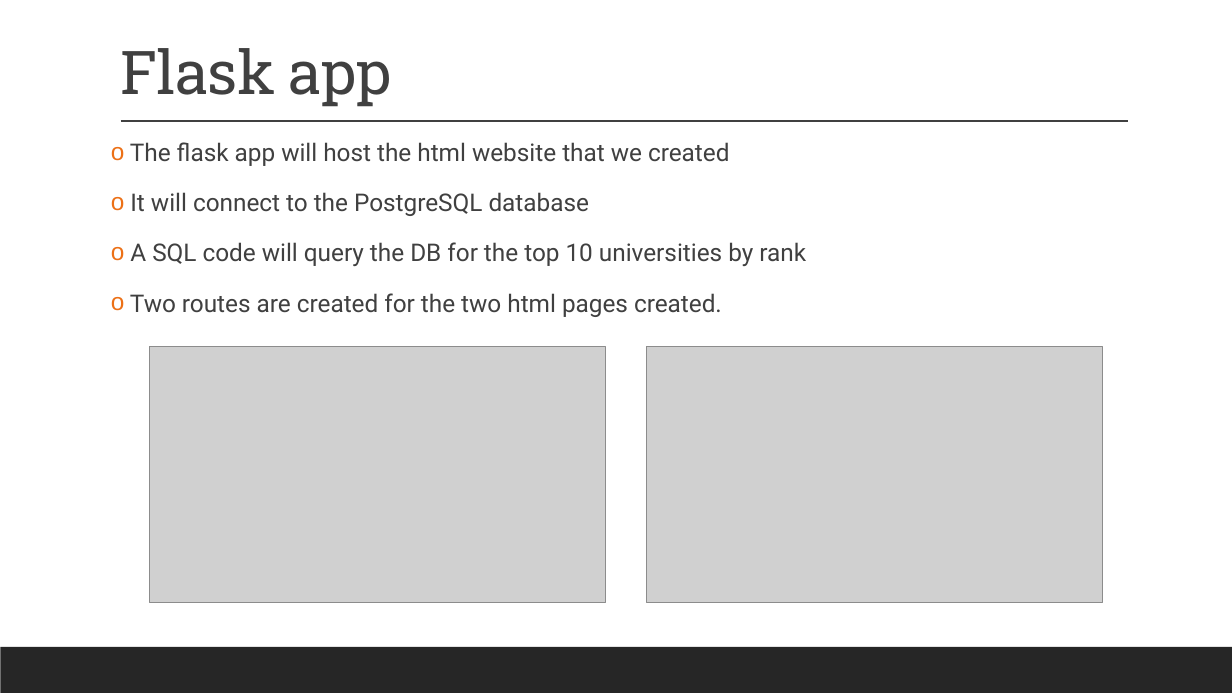
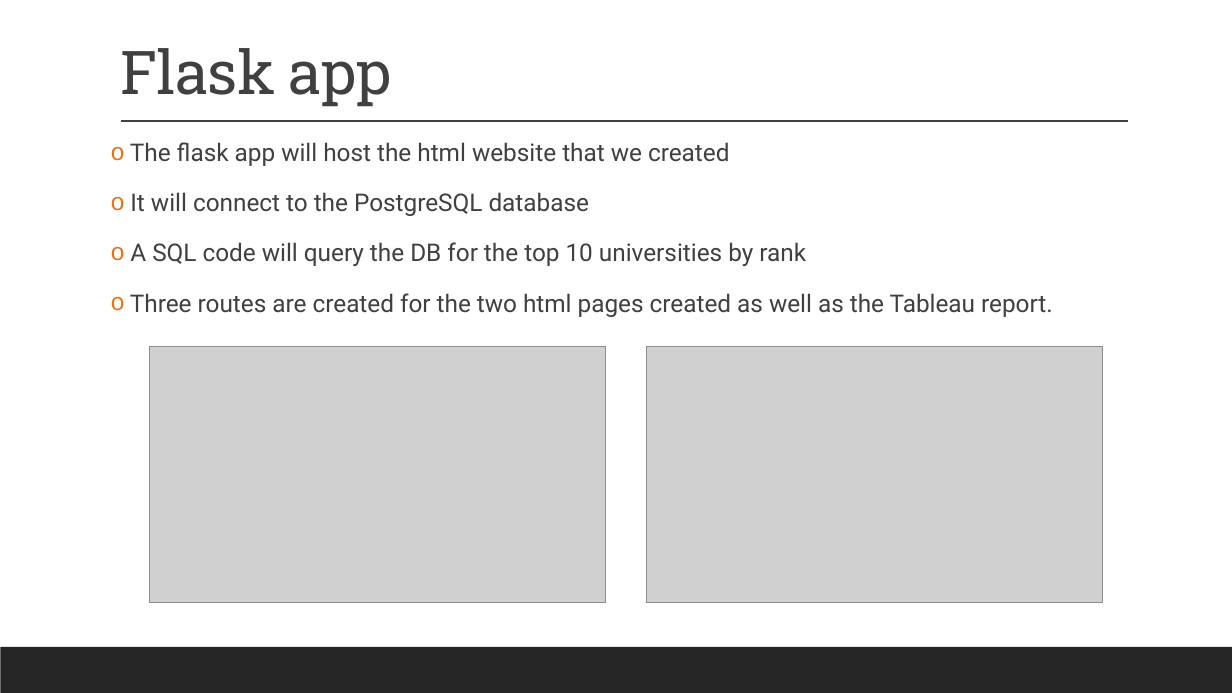
Before and after one commit to Chadi272/Project_3_Path_Finders, a slide deck: slide 9 of Path Finders.pptx (slide 7 before the commit). Drawn at 1232x693 pixels with LibreOffice and Linux fonts; fonts in the diff are those of the drawing; grey boxes stand for pictures. Boxes give left, top, right and bottom in pixels: in the first picture for what was removed or moved away, otherwise in the second. Text is boxed around its words. In the diff, an @@ line names an element or a change of style, - is before the commit and + after.

```diff
--- a/Path Finders.pptx
+++ b/Path Finders.pptx
@@ text at <box>130,293,1053,317</box>: text changed @@
-o Two routes are created for the two html pages created.
+o Three routes are created for the two html pages created as well as the Tableau report.
```
Also in this commit, not shown: 6 other slides changed, 2 slides added, 3 other files.
